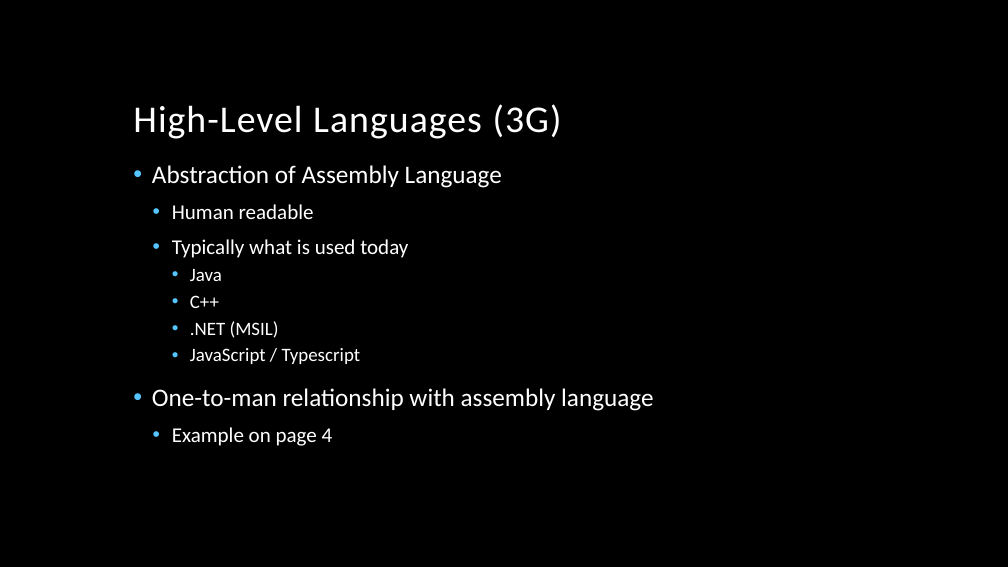
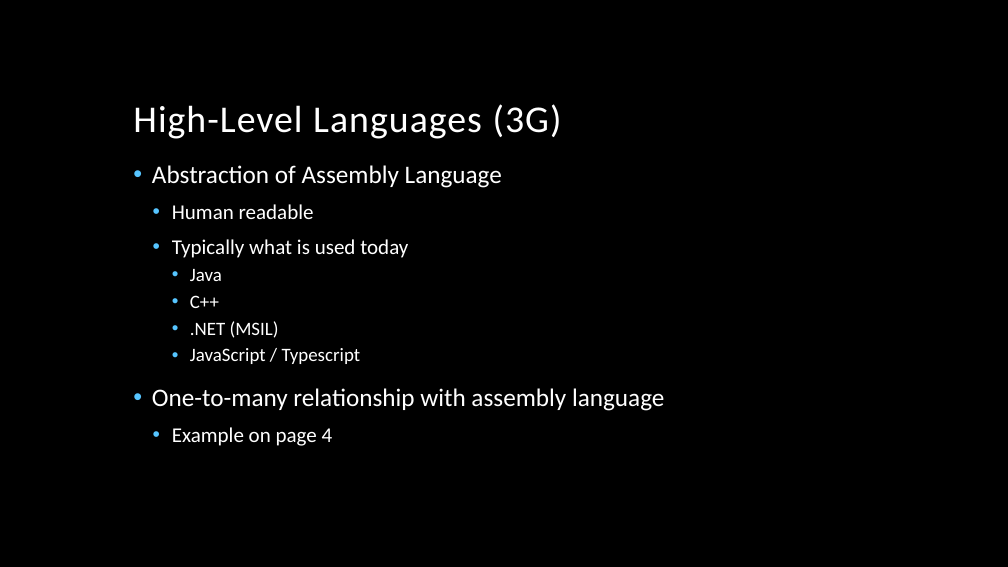
Before and after one commit to jameswilson281/CIS---11-Assembly-Programming, a slide deck: slide 4 of Week 1/01 - Basic Concepts of Computer Architecture.pptx. Drawn at 1008x567 pixels with LibreOffice and Linux fonts; fonts in the diff are those of the drawing; background and template pictures are left out. Boxes give left, top, right and bottom in pixels: in the first picture for what was removed or moved away, otherwise in the second. Text is boxed around its words. In the diff, an @@ line names an element or a change of style, - is before the commit and + after.

```diff
--- a/Week 1/01 - Basic Concepts of Computer Architecture.pptx
+++ b/Week 1/01 - Basic Concepts of Computer Architecture.pptx
@@ text at box(152, 388, 664, 411): text changed @@
-• One-to-man relationship with assembly language
+• One-to-many relationship with assembly language
```
Also in this commit, not shown: 3 other slides changed, 1 slide added, 2 other files.
